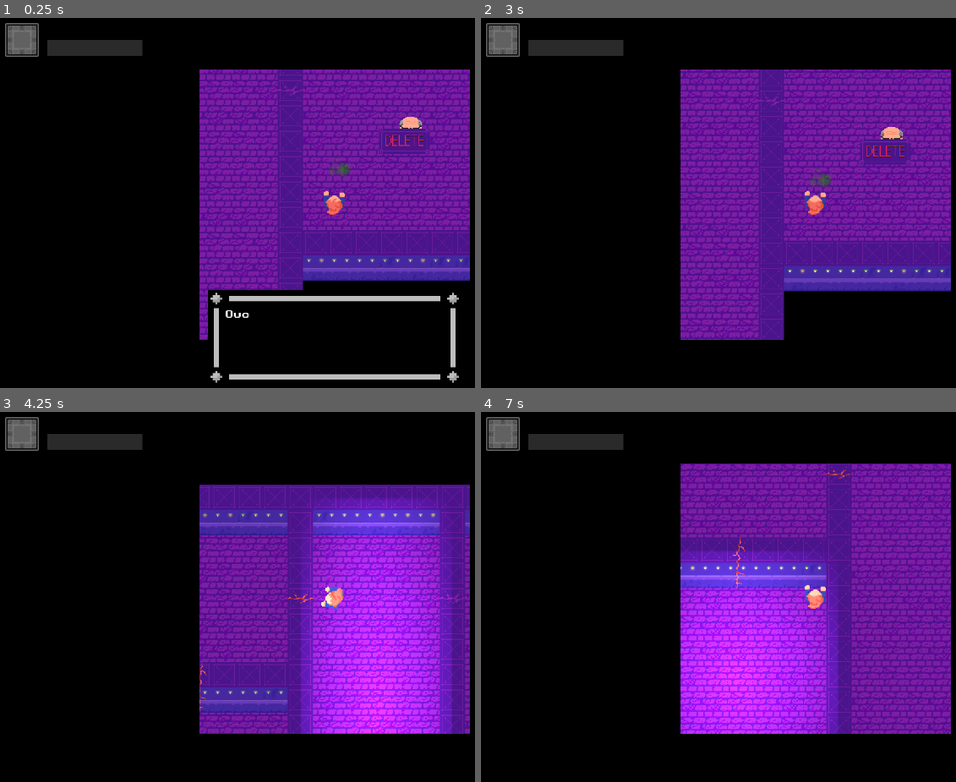
Above: before the commit, frames 1-4 (two rows, left to right).
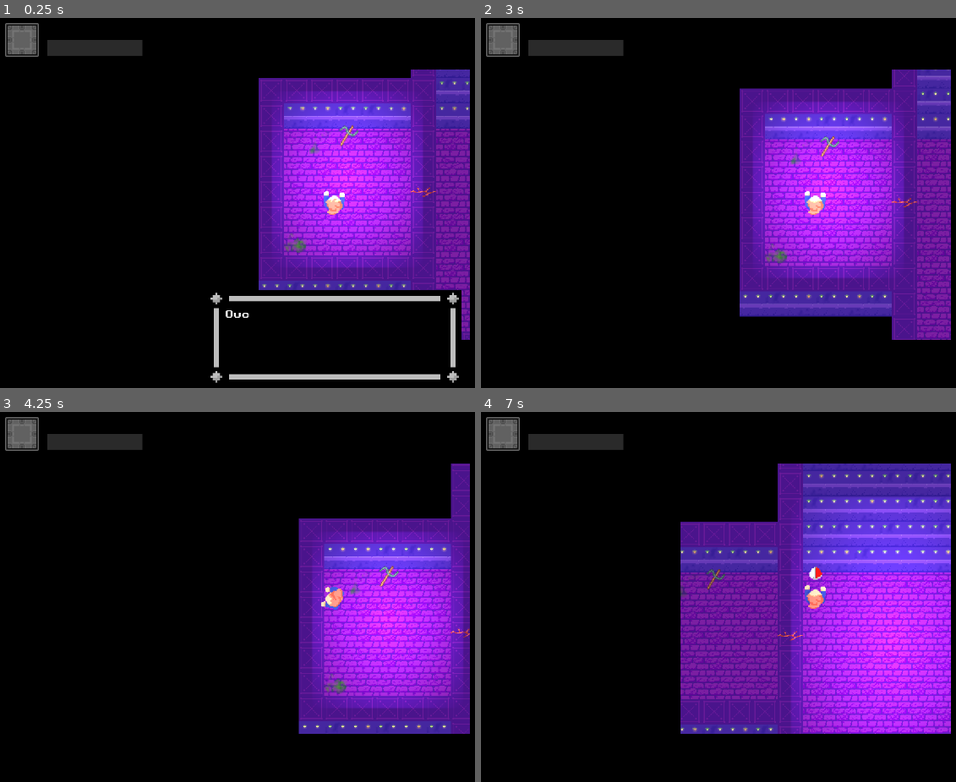
Above: after the commit, the same moments.

Repository: julianhoratschek/potential-topfschlagen
Game: Godot game, scene res://scenes/main.tscn
The game is run twice, just before and just after one commit, with the same random seed, the same clock (stepped at 60 frames per second) and the same inputs.
Inputs (mouse positions are in pixels of both pictures, inside the frame that each line leads up to):
- Up to frame 1 (0.25 s): no input
- Up to frame 2 (3 s): move the mouse to (outside the picture) at 0.52 s; hold D (game_right) 0.53-1.28 s; click (outside the picture) at 0.67 s; tap Enter at 1.25, 2.75 s; move the mouse to (680, 225) at 1.27 s; hold S (game_down) 1.28-2.03 s; tap Space at 2 s; move the mouse to (884, 121) at 2.02 s; hold D (game_right) 2.03-2.78 s; move the mouse to (780, 280) at 2.77 s; hold W (game_up) from 2.78 s (still down); click (780, 280) at 2.92 s
- Up to frame 3 (4.25 s): move the mouse to (outside the picture) at 3.52 s; release W (game_up) at 3.53 s; hold A (game_left) from 3.53 s (still down)
- Up to frame 4 (7 s): move the mouse to (614, 541) at 4.27 s; move the mouse to (851, 597) at 5.02 s; release A (game_left) at 5.03 s; hold S (game_down) 5.03-5.78 s; click (851, 597) at 5.17 s; move the mouse to (713, 504) at 5.77 s; hold D (game_right) 5.78-6.53 s; move the mouse to (outside the picture) at 6.52 s; hold W (game_up) from 6.53 s (still down)

The runs differ from the first frame. In frame 1, 28% of the frame differs, in the area x 41-99%, y 13-87%; in frame 2, 34%; in frame 3, 34%; in frame 4, 38%.

Commit message:
frank done

Diff:
--- a/prefabs/frank.gd
+++ b/prefabs/frank.gd
@@ -1,6 +1,14 @@
 extends Enemy
 
 class_name Frank
+
+enum State {
+	SpawnSneks,
+	Visible,
+	Defeatable
+}
+
+signal ready_to_defeat
 
 const MaxVisibility = 2.1
 
@@ -8,6 +16,7 @@
 var sneks := Array()
 var spawn_points := Array()
 var visibility_counter := MaxVisibility
+var state := State.Visible
 var hit_points := 3
 
 func _ready():
@@ -18,23 +27,30 @@
 
 
 func _process(delta):
-	if visible:
-		visibility_counter -= delta
-		if visibility_counter > 0:
-			return
-
-		position = Vector2(5000, 5000)
-		hide()
-		spawn_sneks()
-
-	else:
-		for snek in sneks:
-			if snek.is_alive:
+	match state:
+		State.Visible:
+			visibility_counter -= delta
+			if visibility_counter > 0:
 				return
 
-		position = spawn_points.pick_random().position
-		visibility_counter = MaxVisibility
-		show()
+			position = Vector2(5000, 5000)
+			state = State.SpawnSneks
+			hide()
+			spawn_sneks()
+
+		State.SpawnSneks:
+			for snek in sneks:
+				if snek.is_alive:
+					return
+
+			position = spawn_points.pick_random().position
+			visibility_counter = MaxVisibility
+			state = State.Visible
+			show()
+
+		State.Defeatable:
+			velocity = Vector2(20, 0).rotated(randf_range(0.0, 2 * PI))
+			move_and_slide()
 
 
 func spawn_sneks():
@@ -46,5 +62,11 @@
 
 func hit():
 	hit_points -= 1
-	if hit_points <= 0:
-		pass
+	if hit_points == 0:
+		ready_to_defeat.emit()
+		state = State.Defeatable
+		$AnimatedSprite2D.play("defeatable")
+
+
+func defeat():
+	await globals.textbox.start_node("")
--- a/prefabs/frank.tscn
+++ b/prefabs/frank.tscn
@@ -14,9 +14,13 @@
 atlas = ExtResource("2_as3k7")
 region = Rect2(32, 0, 32, 32)
 
-[sub_resource type="AtlasTexture" id="AtlasTexture_qv035"]
+[sub_resource type="AtlasTexture" id="AtlasTexture_up1ci"]
 atlas = ExtResource("2_as3k7")
-region = Rect2(0, 0, 32, 32)
+region = Rect2(32, 0, 32, 32)
+
+[sub_resource type="AtlasTexture" id="AtlasTexture_k2cly"]
+atlas = ExtResource("2_as3k7")
+region = Rect2(64, 0, 32, 32)
 
 [sub_resource type="AtlasTexture" id="AtlasTexture_s8mjw"]
 atlas = ExtResource("2_as3k7")
@@ -45,8 +49,16 @@
 }, {
 "frames": [{
 "duration": 1.0,
-"texture": SubResource("AtlasTexture_qv035")
+"texture": SubResource("AtlasTexture_up1ci")
 }, {
+"duration": 1.0,
+"texture": SubResource("AtlasTexture_k2cly")
+}],
+"loop": true,
+"name": &"defeatable",
+"speed": 2.0
+}, {
+"frames": [{
 "duration": 1.0,
 "texture": SubResource("AtlasTexture_s8mjw")
 }, {
@@ -69,6 +81,5 @@
 
 [node name="AnimatedSprite2D" type="AnimatedSprite2D" parent="."]
 sprite_frames = SubResource("SpriteFrames_o17tv")
+animation = &"die"
 autoplay = "default"
-frame = 1
-frame_progress = 0.992187
--- a/prefabs/snek.gd
+++ b/prefabs/snek.gd
@@ -13,6 +13,7 @@
 
 func _physics_process(delta):
 	velocity = (globals.player.position - position).normalized() * 20.0
+	look_at(globals.player.position)
 	move_and_slide()
 
 
--- a/prefabs/snek.tscn
+++ b/prefabs/snek.tscn
@@ -50,7 +50,8 @@
 shape = SubResource("RectangleShape2D_jh43d")
 
 [node name="AnimatedSprite2D" type="AnimatedSprite2D" parent="."]
+rotation = 3.14159
 sprite_frames = SubResource("SpriteFrames_1f676")
 animation = &"slither"
 autoplay = "slither"
-frame_progress = 0.381715
+frame_progress = 0.514818
--- a/scenes/map.gd
+++ b/scenes/map.gd
@@ -32,3 +32,15 @@
 		if not "sword" in player.inventory:
 			await globals.textbox.start_node("no_sword")
 			fissure.teleport(player, -teleport_offset, to_room, from_room)
+
+
+func _on_frank_ready_to_defeat():
+	var delete_button := $FrankRoom/DeleteButton as Area2D
+	delete_button.show()
+	delete_button.monitoring = true
+
+func _on_delete_button_body_entered(body):
+	if body is Player:
+		$FrankRoom/Frank.defeat()
+		$FrankRoom/Shoes.process_mode = Node.PROCESS_MODE_INHERIT
+		$FrankRoom/Shoes.show()
--- a/scenes/map.tscn
+++ b/scenes/map.tscn
@@ -451,7 +451,7 @@
 [node name="SchneiderRoom" type="Node2D" parent="."]
 
 [node name="DiamondPick" parent="SchneiderRoom" instance=ExtResource("2_cro3m")]
-position = Vector2(24, 592)
+position = Vector2(24, 576)
 texture = ExtResource("9_88hte")
 item_type = "diamond_pick"
 
@@ -501,8 +501,21 @@
 
 [node name="FrankRoom" type="Node2D" parent="."]
 
+[node name="DeleteButton" type="Area2D" parent="FrankRoom"]
+visible = false
+position = Vector2(1440, 144)
+monitoring = false
+
+[node name="Sprite2D" type="Sprite2D" parent="FrankRoom/DeleteButton"]
+texture = ExtResource("17_h6uk5")
+
+[node name="CollisionShape2D" type="CollisionShape2D" parent="FrankRoom/DeleteButton"]
+shape = SubResource("RectangleShape2D_fhsor")
+
 [node name="Shoes" parent="FrankRoom" instance=ExtResource("2_cro3m")]
-position = Vector2(1552, 120)
+process_mode = 4
+visible = false
+position = Vector2(1440, 88)
 texture = ExtResource("13_w1hpx")
 item_type = "shoes"
 
@@ -538,15 +551,6 @@
 
 [node name="SnekSpawn8" type="Marker2D" parent="FrankRoom" groups=["SnekSpawns"]]
 position = Vector2(1544, 200)
-
-[node name="DeleteButton" type="Area2D" parent="FrankRoom"]
-position = Vector2(1440, 144)
-
-[node name="Sprite2D" type="Sprite2D" parent="FrankRoom/DeleteButton"]
-texture = ExtResource("17_h6uk5")
-
-[node name="CollisionShape2D" type="CollisionShape2D" parent="FrankRoom/DeleteButton"]
-shape = SubResource("RectangleShape2D_fhsor")
 
 [node name="HornRoom" type="Node2D" parent="."]
 
@@ -569,7 +573,7 @@
 position = Vector2(1216, 584)
 
 [node name="Horn" parent="HornRoom" instance=ExtResource("2_cro3m")]
-position = Vector2(856, 616)
+position = Vector2(856, 624)
 texture = ExtResource("16_5863w")
 item_type = "horn"
 
@@ -580,7 +584,7 @@
 texture = SubResource("GradientTexture2D_wieuv")
 
 [node name="Player" parent="." instance=ExtResource("4_akope")]
-position = Vector2(1352, 224)
+position = Vector2(64, 96)
 
 [node name="CanvasModulate" type="CanvasModulate" parent="."]
 visible = false
@@ -591,4 +595,6 @@
 [connection signal="teleported" from="IronRoom/Hall_Iron_Fissure" to="." method="_on_hall_iron_fissure_teleported"]
 [connection signal="body_entered" from="NeighbourRoom/NeighbourArea" to="." method="_on_neighbour_area_body_entered"]
 [connection signal="body_exited" from="NeighbourRoom/NeighbourArea" to="." method="_on_area_body_exited"]
+[connection signal="body_entered" from="FrankRoom/DeleteButton" to="." method="_on_delete_button_body_entered"]
+[connection signal="ready_to_defeat" from="FrankRoom/Frank" to="." method="_on_frank_ready_to_defeat"]
 [connection signal="teleported" from="HornRoom/Hall_Horn_Fissure" to="." method="_on_hall_horn_fissure_teleported"]
Not shown: 1 places in prefabs/frank.tscn that only renumber resources
